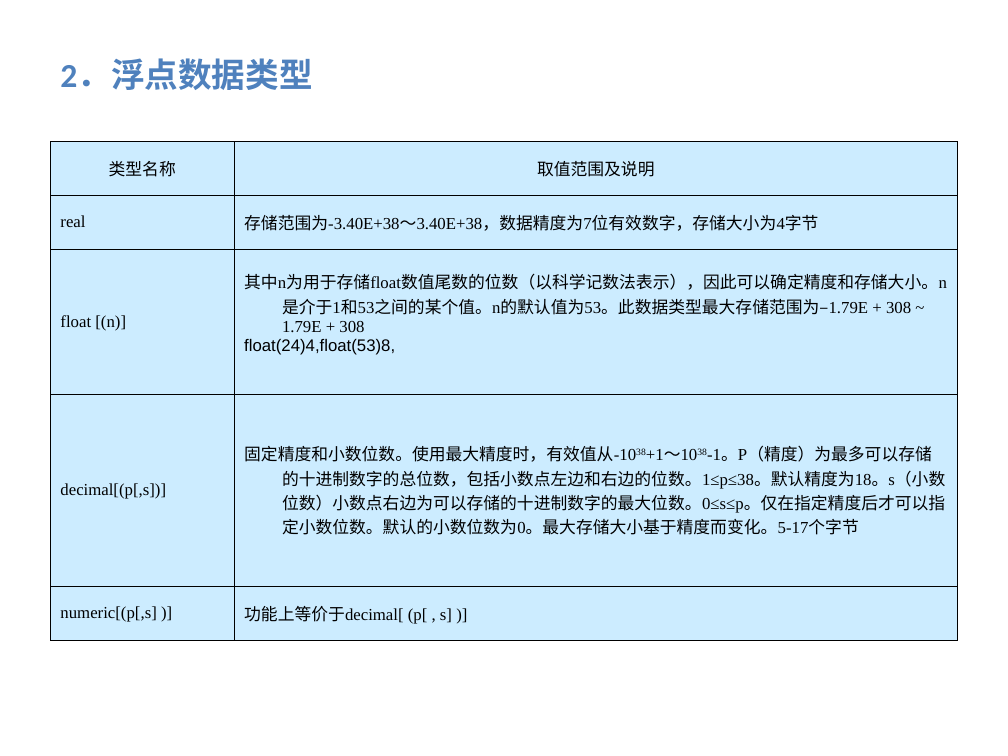
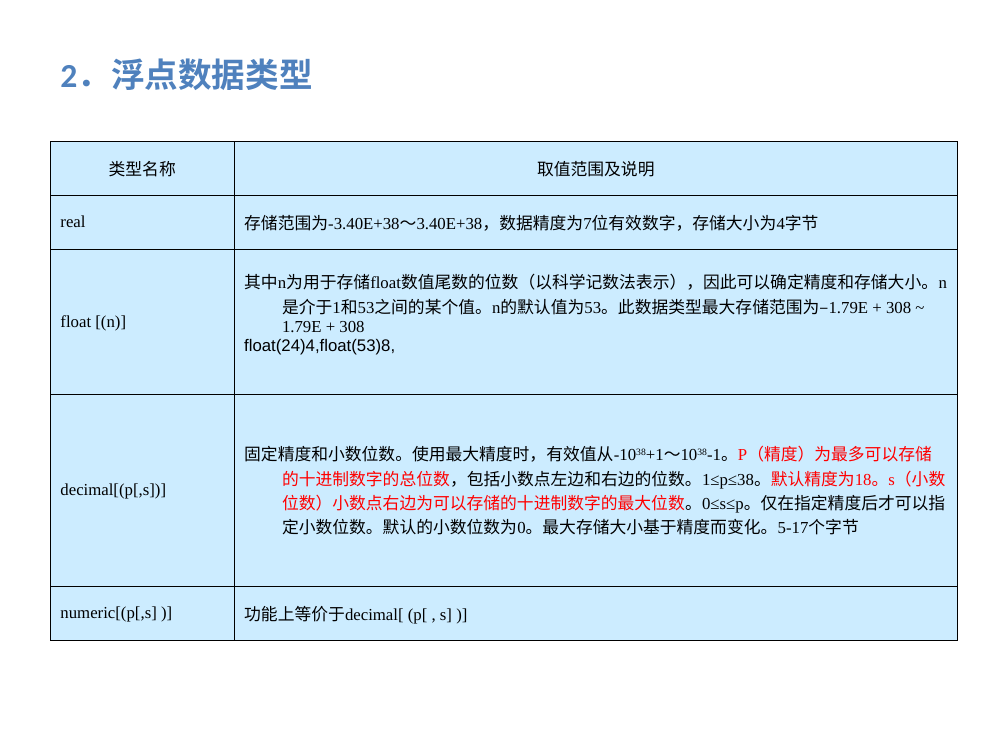
Before and after one commit to yuqingmao2019/MyWorkSpace, a slide deck: slide 19 of 数据库ppt/第4章 .ppt. Drawn at 1008x756 pixels with LibreOffice and Linux fonts; fonts in the diff are those of the drawing; background and template pictures are left out. Boxes give left, top, right and bottom in pixels: in the first picture for what was removed or moved away, otherwise in the second. Text is boxed around its words. In the diff, an @@ line names an element or a change of style, - is before the commit and + after.

```diff
--- a/数据库ppt/第4章 .ppt
+++ b/数据库ppt/第4章 .ppt
@@ table at [50, 142, 958, 641] @@
@@ text colour #000000 to #FF0000 in "固定精度和小数位数。使用最大精度时，有效值从-1038+1～1038-1。P（精度）为最多可以存储的十进制数字的总位数， ..." @@
```
Also in this commit, not shown: 1 slide added, 10 other files.
